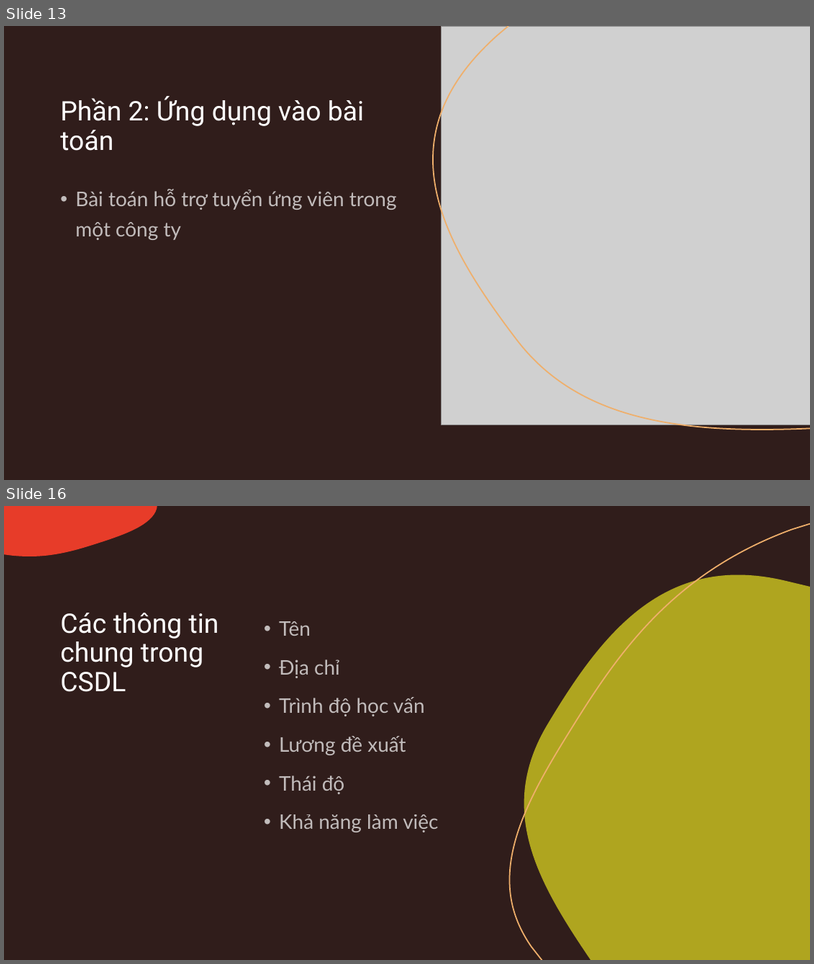
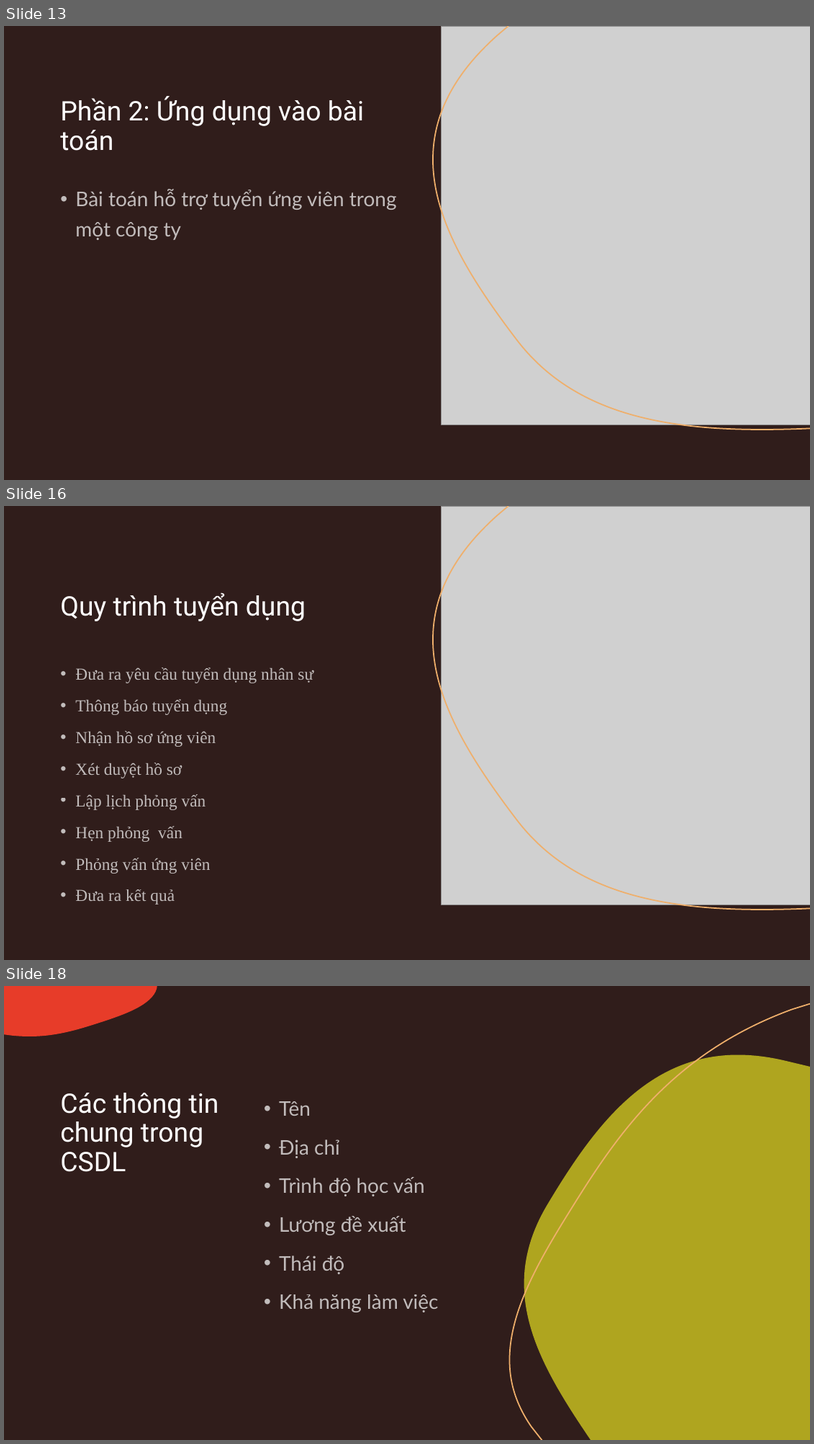
Before and after one commit to Tranphuong99/HTGQD, a slide deck: Báo cáo môn học.pptx. Shown one above the other, each under a label of ours: slides 13 and 16 before the commit, slides 13, 16 and 18 after it; the slides between them are not shown. The pictures are 814x964 and 814x1444 pixels, drawn with LibreOffice and Linux fonts; fonts in the diff are those of the drawing; grey boxes stand for pictures. Boxes give left, top, right and bottom in pixels: in the first picture for what was removed or moved away, otherwise in the second. Text is boxed around its words. In the diff, an @@ line names an element or a change of style, - is before the commit and + after.

```diff
--- a/Báo cáo môn học.pptx
+++ b/Báo cáo môn học.pptx
@@ slide 16 added at <box>4,506,810,960</box>, background #301D1B; not listed: 3 template elements that a slide beside it also shows @@
@@ rectangle added at <box>4,506,810,960</box>, fill #301D1B @@
@@ freeform shape added at <box>434,506,810,909</box>, outline #EFAF6B 1.5 pt @@
@@ picture added at <box>441,506,810,905</box> @@
@@ title added at <box>60,592,306,621</box>, 32 pt, text #FFFFFF @@
+Quy trình tuyển dụng
@@ text added at <box>75,667,314,904</box>, 20 pt, text #FFFFFF at 70% opacity @@
+• Đưa ra yêu cầu tuyển dụng nhân sự
+• Thông báo tuyển dụng
+• Nhận hồ sơ ứng viên
+• Xét duyệt hồ sơ
+• Lập lịch phỏng vấn
+• Hẹn phỏng vấn
+• Phỏng vấn ứng viên
+• Đưa ra kết quả
@@ what was slide 16 is now slide 18 @@
```
Also in this commit, not shown: 1 slide changed, 6 other slides added, 1 slide removed.
